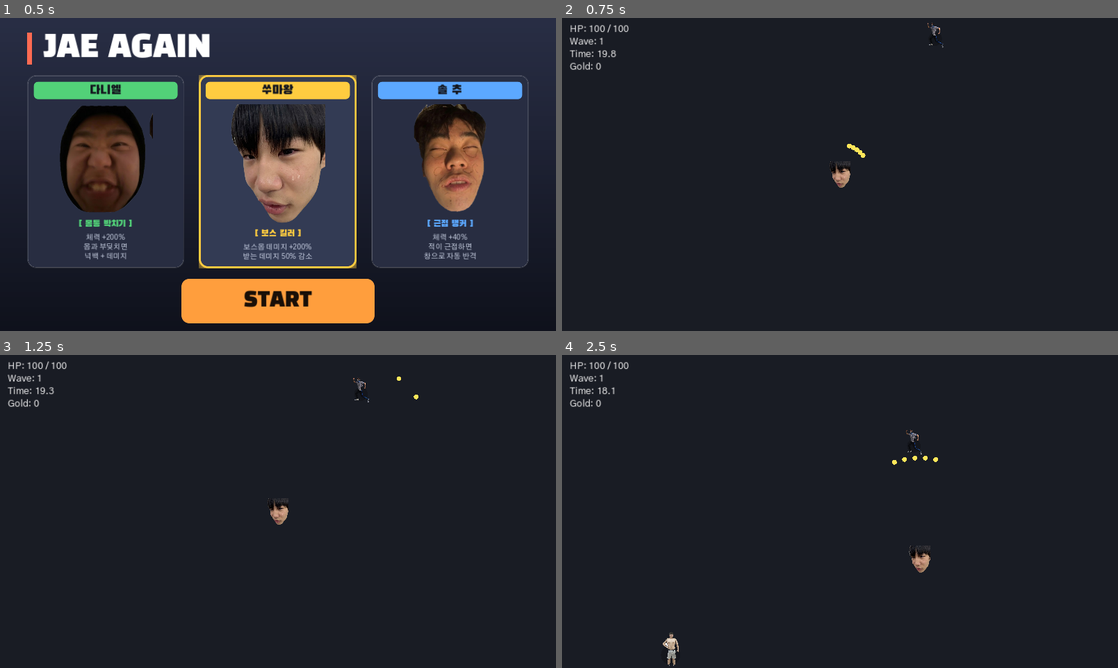
Above: before the commit, frames 1-4 (two rows, left to right).
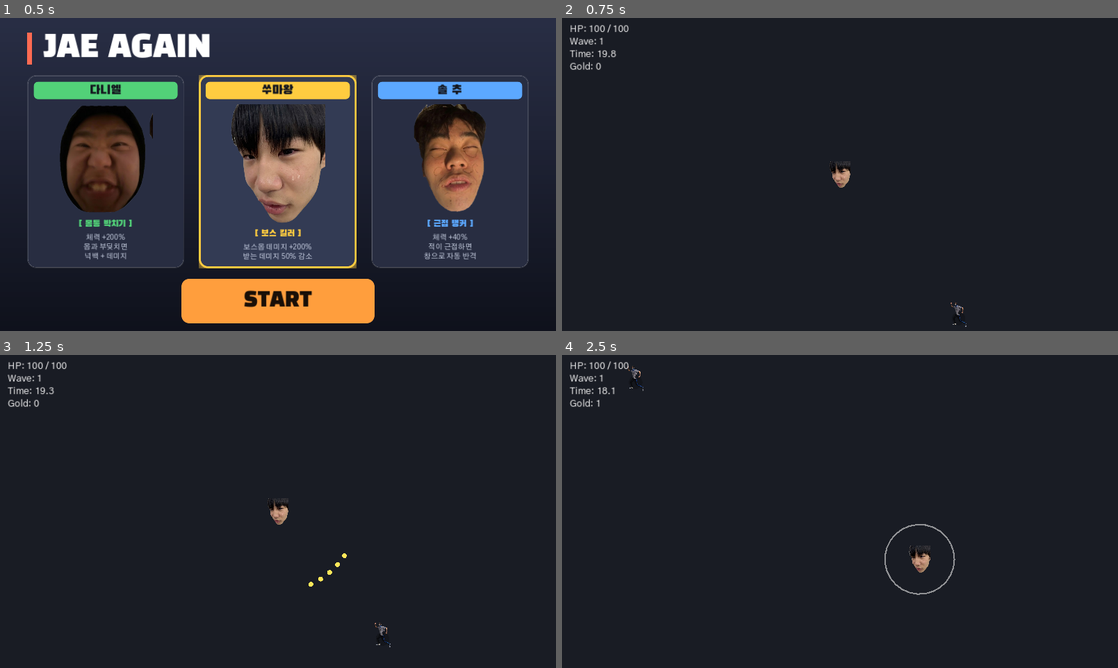
Above: after the commit, the same moments.

Repository: enrode63/-BROTATO
Game: Godot game, scene res://scenes/character_select.tscn
The game is run twice, just before and just after one commit, with the same random seed, the same clock (stepped at 60 frames per second) and the same inputs.
Inputs:
- Up to frame 1 (0.5 s): no input
- Up to frame 2 (0.75 s): click "START" at 0.5 s
- Up to frame 3 (1.25 s): no input
- Up to frame 4 (2.5 s): tap Enter at 1.25, 1.35 s; hold Right 1.28-2.03 s; tap Space at 1.52, 2.27 s; hold S from 2.03 s (still down); tap Keypad Enter at 2.1 s

Frame 1 is identical in both runs. In frame 2, 0.1% of the frame differs, in the area x 51-73%, y 1-99%; in frame 3, 0.2%; in frame 4, 0.5%, in the area x 6-71%, y 3-100%.

Commit message:
Add Golden Goblin: fast wandering jackpot enemy that flees after 7s
Co-Authored-By: Claude Opus 4.8 <noreply@anthropic.com>

Diff:
--- a/scripts/enemy.gd
+++ b/scripts/enemy.gd
@@ -21,6 +21,11 @@
 @export var projectile_speed: float = 260.0
 @export var max_fire_range: float = 620.0
 
+# --- Wander / flee behavior (황금 고블린) ---
+@export var wander: bool = false            ## roams randomly instead of chasing
+@export var flee_after: float = 0.0         ## >0: flees off-map after this many s
+@export var arena_size: Vector2 = Vector2(1152, 648)
+
 const KNOCKBACK_DECAY := 900.0
 var _fire_cd: float = 2.0
 
@@ -29,6 +34,11 @@
 var _attack_cooldown: float = 0.0
 var _has_sprite: bool = false
 var _knockback: Vector2 = Vector2.ZERO
+var _age: float = 0.0
+var _fleeing: bool = false
+var _wander_target: Vector2 = Vector2.ZERO
+var _repick_cd: float = 0.0
+var _rng := RandomNumberGenerator.new()
 
 
 func _ready() -> void:
@@ -41,6 +51,8 @@
 	add_child(shape)
 	_build_sprite()
 	_fire_cd = fire_interval
+	_rng.randomize()
+	_wander_target = _random_arena_point()
 	_player = get_tree().get_first_node_in_group("player")
 
 
@@ -59,6 +71,23 @@
 
 
 func _physics_process(delta: float) -> void:
+	_age += delta
+
+	# 황금 고블린: 도망치는 중이면 맵 밖으로 이탈 후 사라진다.
+	if _fleeing:
+		velocity = (_wander_target - global_position).normalized() * move_speed
+		move_and_slide()
+		if not _arena_rect().grow(80.0).has_point(global_position):
+			queue_free()
+		return
+
+	# 황금 고블린: 플레이어를 쫓지 않고 맵을 랜덤하게 배회한다.
+	if wander:
+		_update_wander(delta)
+		if flee_after > 0.0 and _age >= flee_after:
+			_start_flee()
+		return
+
 	if _player == null or not is_instance_valid(_player):
 		_player = get_tree().get_first_node_in_group("player")
 		return
@@ -93,6 +122,44 @@
 	get_tree().current_scene.add_child(b)
 
 
+func _update_wander(delta: float) -> void:
+	_repick_cd -= delta
+	if _repick_cd <= 0.0 or global_position.distance_to(_wander_target) < 40.0:
+		_wander_target = _random_arena_point()
+		_repick_cd = _rng.randf_range(0.5, 1.1)
+	velocity = (_wander_target - global_position).normalized() * move_speed + _knockback
+	move_and_slide()
+	_knockback = _knockback.move_toward(Vector2.ZERO, KNOCKBACK_DECAY * delta)
+
+
+func _start_flee() -> void:
+	_fleeing = true
+	# head for the nearest edge and keep going past it
+	var p := global_position
+	var dists := {
+		"left": p.x, "right": arena_size.x - p.x,
+		"top": p.y, "bottom": arena_size.y - p.y,
+	}
+	var nearest := "left"
+	for k in dists:
+		if dists[k] < dists[nearest]:
+			nearest = k
+	match nearest:
+		"left": _wander_target = Vector2(-200.0, p.y)
+		"right": _wander_target = Vector2(arena_size.x + 200.0, p.y)
+		"top": _wander_target = Vector2(p.x, -200.0)
+		"bottom": _wander_target = Vector2(p.x, arena_size.y + 200.0)
+
+
+func _arena_rect() -> Rect2:
+	return Rect2(Vector2.ZERO, arena_size)
+
+
+func _random_arena_point() -> Vector2:
+	var m := 40.0
+	return Vector2(_rng.randf_range(m, arena_size.x - m), _rng.randf_range(m, arena_size.y - m))
+
+
 func apply_knockback(impulse: Vector2) -> void:
 	_knockback = impulse
 
@@ -112,6 +179,10 @@
 func _draw() -> void:
 	# Soft shadow so figures read against the floor.
 	draw_circle(Vector2(0, body_radius * 0.6), body_radius, Color(0, 0, 0, 0.22))
+	if wander:
+		# 황금 고블린 강조용 금빛 후광
+		draw_circle(Vector2.ZERO, body_radius * 1.8, Color(1.0, 0.85, 0.2, 0.16))
+		draw_arc(Vector2.ZERO, body_radius * 1.5, 0.0, TAU, 28, Color(1.0, 0.88, 0.3, 0.7), 3.0)
 	if not _has_sprite:
 		# Fallback look when no image is set.
 		draw_circle(Vector2.ZERO, body_radius, color)
--- a/scripts/main.gd
+++ b/scripts/main.gd
@@ -84,6 +84,24 @@
 
 func _spawn_enemy() -> void:
 	var e := Enemy.new()
+	e.arena_size = ARENA
+
+	# 3% chance: 황금 고블린 (빠르고, 안 아프고, 골드 잭팟, 7초 뒤 도망).
+	if _rng.randf() < 0.03:
+		e.max_health = 24 + wave * 2
+		e.move_speed = 440.0
+		e.contact_damage = 0
+		e.gold_reward = 25
+		e.body_radius = 18.0
+		e.color = Color(1.0, 0.85, 0.20)
+		e.texture_path = "res://assets/goblin.png"
+		e.sprite_height = 88.0
+		e.wander = true
+		e.flee_after = 7.0
+		e.position = _random_edge_position()
+		add_child(e)
+		return
+
 	# Spawn mix: basic 50% / tanker 25% / ranged 25%.
 	var roll := _rng.randf()
 	if roll < 0.50:
Binary file added: assets/goblin.png
Not shown, changed: README.md
